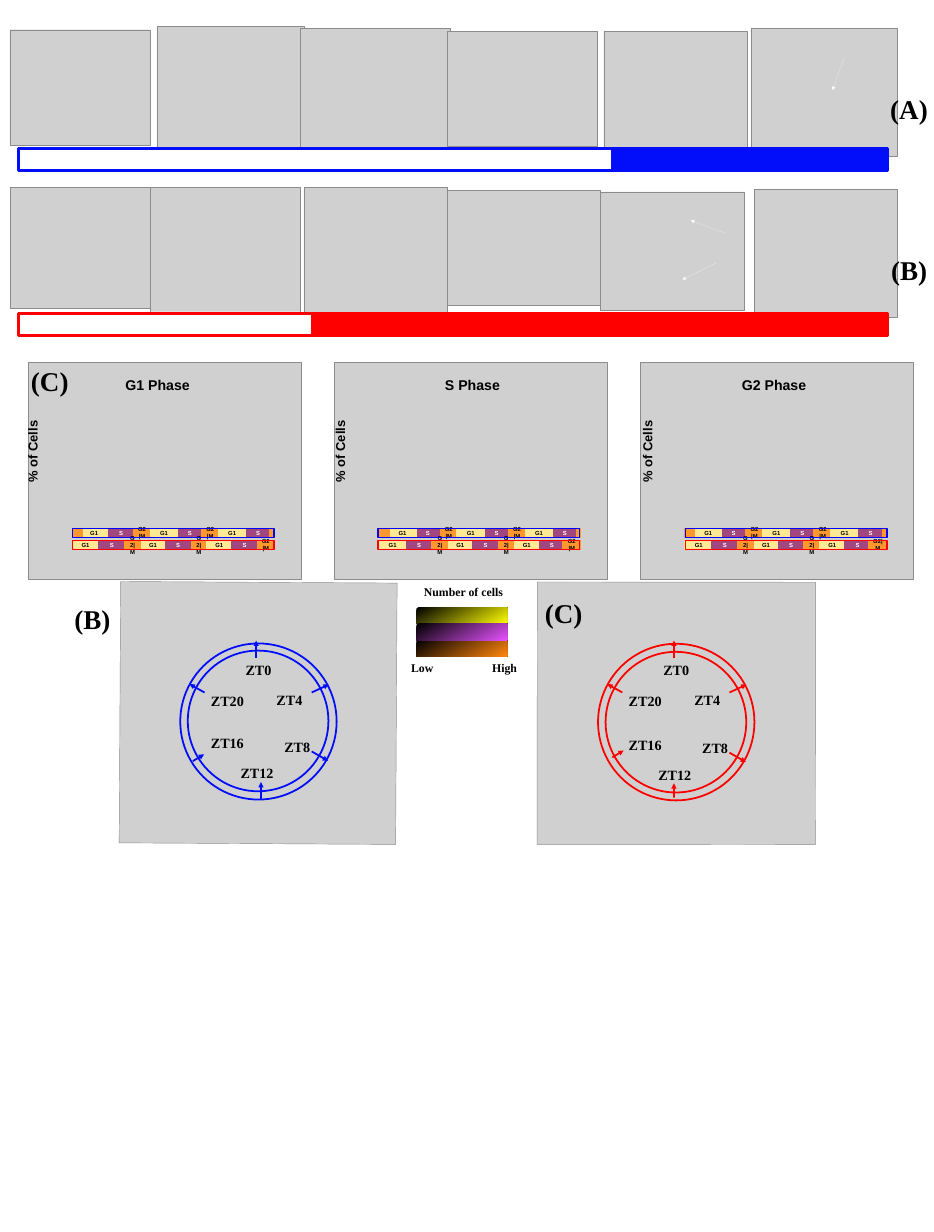
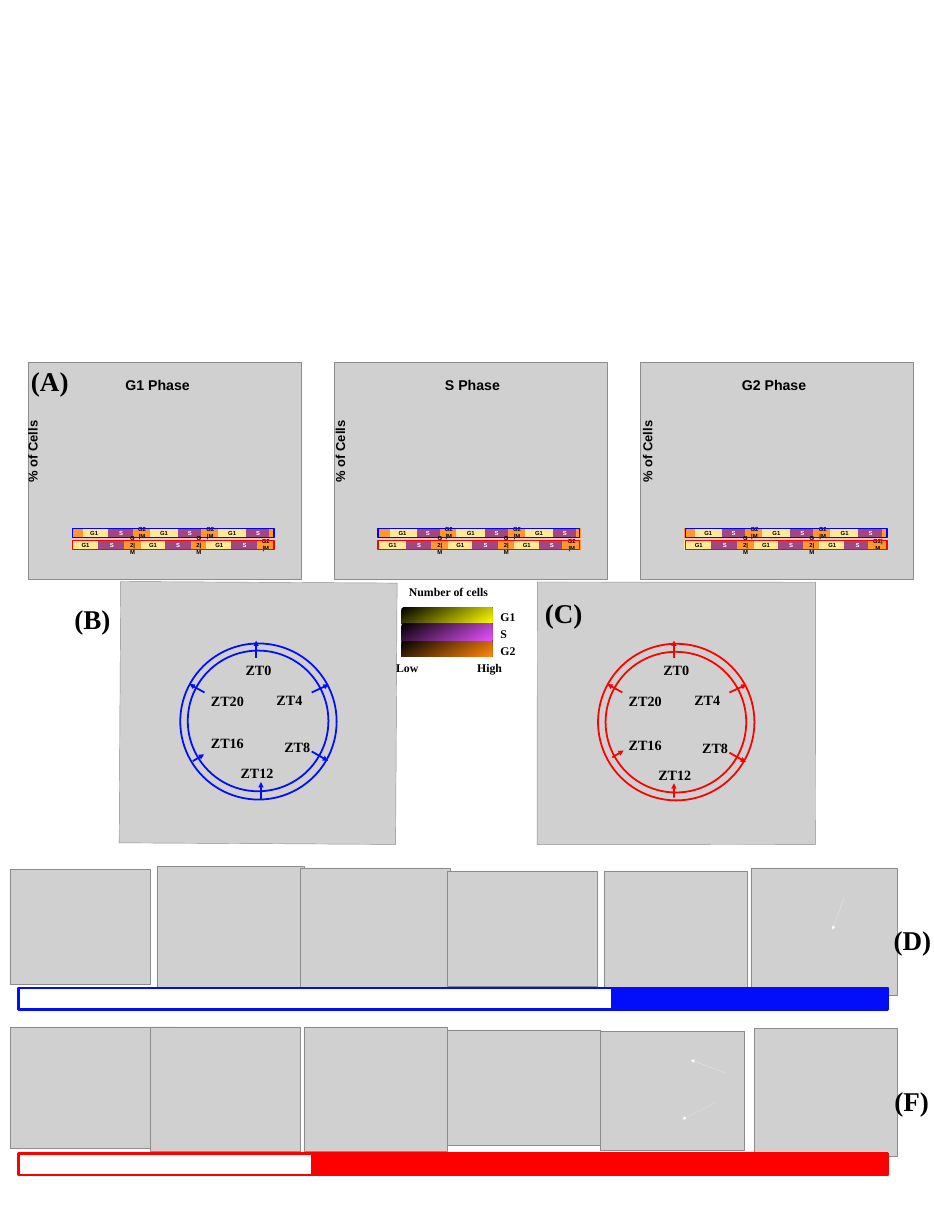
Before and after one commit to ABRomeroLosada/PhD_thesis, a slide deck: slide 1 of Fig_chapter4/Fig1_chapter4.odp. Drawn at 934x1232 pixels with LibreOffice and Linux fonts; fonts in the diff are those of the drawing; grey boxes stand for pictures. Boxes give left, top, right and bottom in pixels: in the first picture for what was removed or moved away, otherwise in the second. Text is boxed around its words. In the diff, an @@ line names an element or a change of style, - is before the commit and + after.

```diff
--- a/Fig_chapter4/Fig1_chapter4.odp
+++ b/Fig_chapter4/Fig1_chapter4.odp
@@ text removed at [890,98,928,124] @@
-(A)
@@ text removed at [891,259,927,285] @@
-(B)
@@ text at [31,372,69,396]: text changed @@
-(C)
+(A)
@@ 3 rectangles, 2 texts: place and size @@
-3 rectangles, 2 texts at [411,587,517,675]
+3 rectangles, 2 texts at [396,587,502,675]
@@ text added at [500,613,515,621], 20 pt, text #000000, bold @@
+G1
@@ text added at [496,642,524,668], 20 pt, text #000000, bold @@
+G2
@@ text added at [500,630,507,638], 20 pt, text #000000, bold @@
+S
@@ 12 pictures, 4 rectangles, 3 arrows: place and size @@
-12 pictures, 4 rectangles, 3 arrows at [10,27,898,335]
+12 pictures, 4 rectangles, 3 arrows at [10,866,898,1174]
@@ text added at [894,929,932,955], 46 pt, text #000000, bold @@
+(D)
@@ text added at [894,1090,929,1116], 46 pt, text #000000, bold @@
+(F)
```
Also in this commit, not shown: 4 slides removed, 2 other files.
